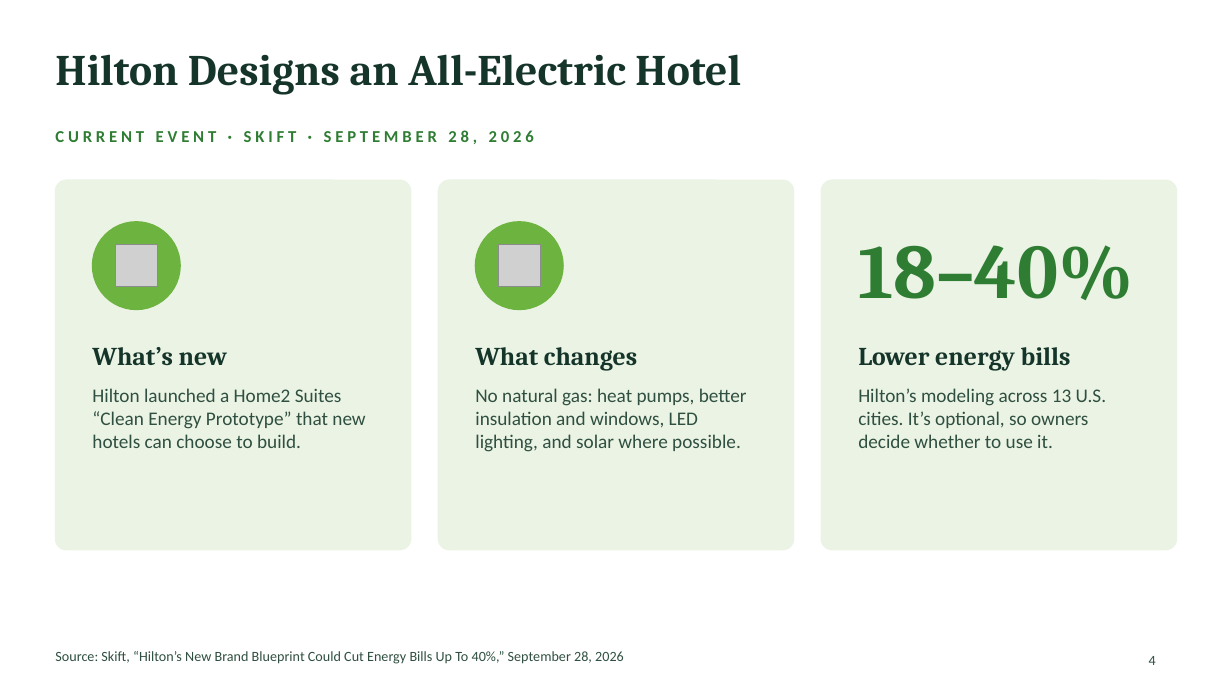
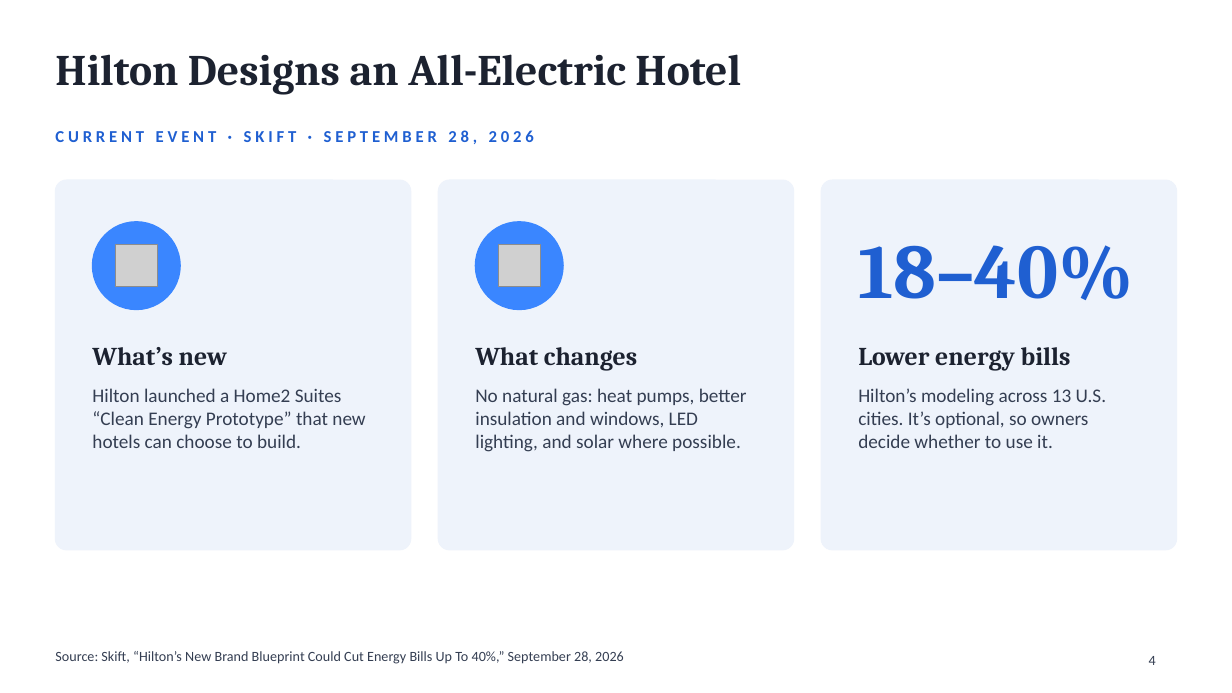
Before and after one commit to Hsattar123/hsattar, a slide deck: slide 4 of Facility Engineering - Version B (Hilton Clean Energy Hotel).pptx. Drawn at 1232x693 pixels with LibreOffice and Linux fonts; fonts in the diff are those of the drawing; grey boxes stand for pictures. Boxes give left, top, right and bottom in pixels: in the first picture for what was removed or moved away, otherwise in the second. Text is boxed around its words. In the diff, an @@ line names an element or a change of style, - is before the commit and + after.

```diff
--- a/Facility Engineering - Version B (Hilton Clean Energy Hotel).pptx
+++ b/Facility Engineering - Version B (Hilton Clean Energy Hotel).pptx
@@ text "CURRENT EVENT · SKIFT · ..." at [55, 130, 534, 144]: text colour #2E7D32 to #1F5FD1 @@
@@ fill #EAF3E4 to #EEF3FB; outline #EAF3E4 1 pt to #EEF3FB 1 pt in 3 elements at [55, 180, 410, 550], [438, 180, 793, 550], [822, 180, 1177, 550] @@
@@ ellipse at [92, 222, 180, 310]: fill #6DB33F to #3A86FF; outline #6DB33F 1 pt to #3A86FF 1 pt @@
@@ ellipse at [475, 222, 563, 310]: fill #6DB33F to #3A86FF; outline #6DB33F 1 pt to #3A86FF 1 pt @@
@@ text "18–40%" at [858, 245, 1133, 300]: text colour #2E7D32 to #1F5FD1 @@
@@ text colour #16352A to #1C2230 in 4 elements at [55, 54, 741, 95], [92, 347, 227, 365], [475, 347, 637, 371], [858, 347, 1071, 371] @@
@@ text colour #2F4F40 to #343E52 in 5 elements at [92, 388, 365, 448], [475, 388, 747, 452], [858, 388, 1107, 448], [55, 651, 624, 664], [1149, 656, 1156, 665] @@
```
Also in this commit, not shown: 5 other slides changed, 3 other files.
